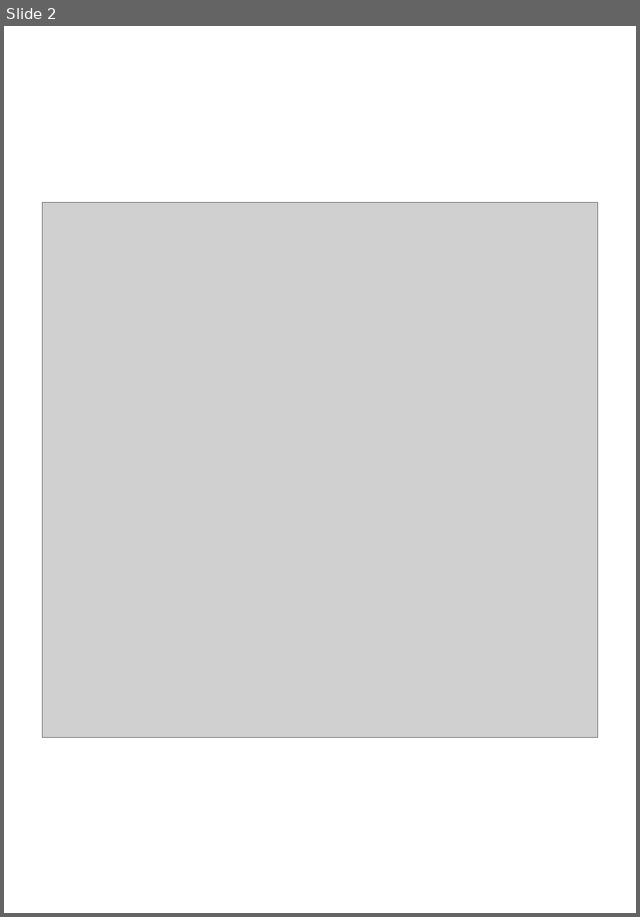
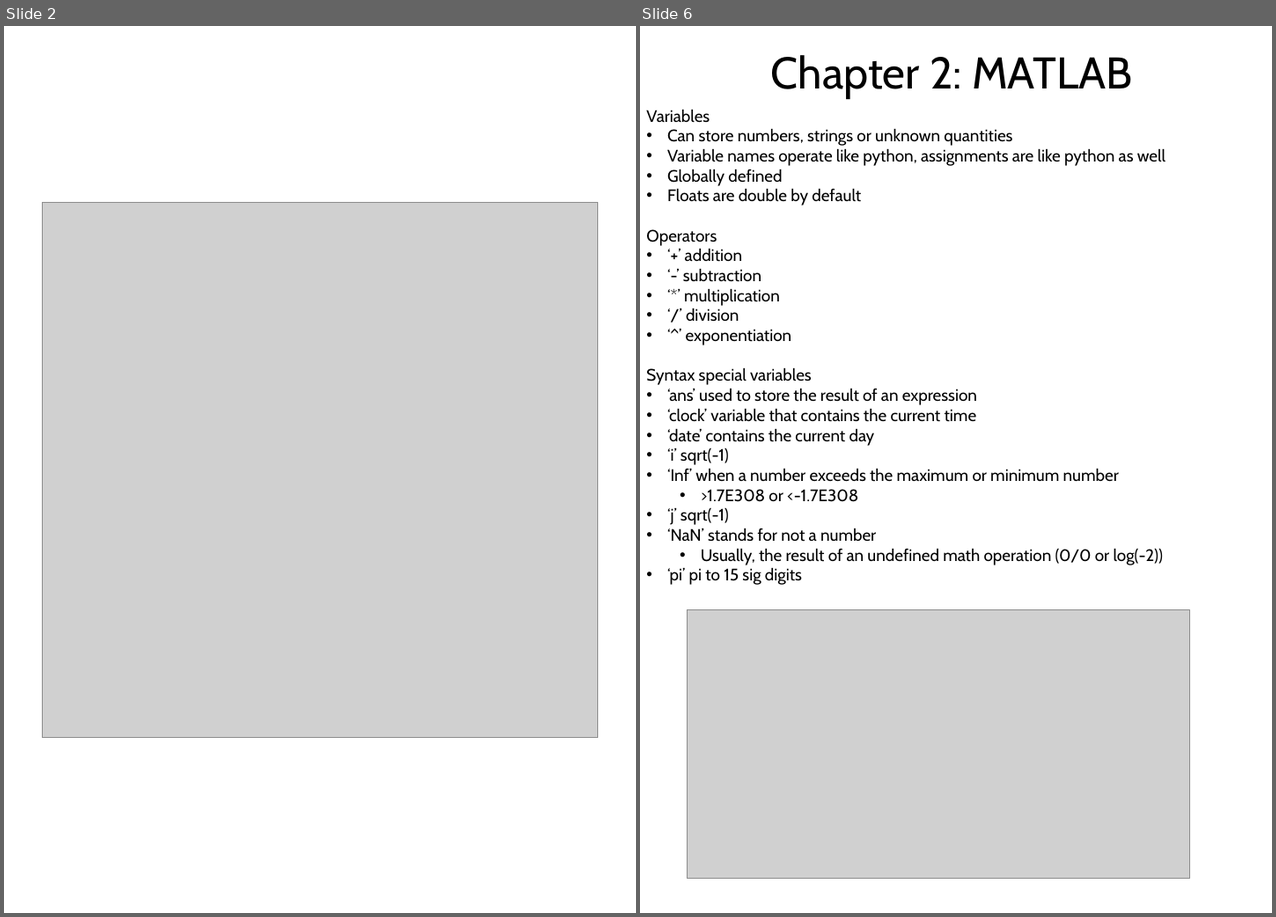
Before and after one commit to 1980s-Space-Guy/Fall24Classes, a slide deck: NumericalAnalysis.pptx. Shown side by side, each under a label of ours: slide 2 before the commit, slides 2 and 6 after it; the slides between them are not shown. The pictures are 640x917 and 1276x917 pixels, drawn with LibreOffice and Linux fonts; fonts in the diff are those of the drawing; grey boxes stand for pictures. Boxes give left, top, right and bottom in pixels: in the first picture for what was removed or moved away, otherwise in the second. Text is boxed around its words. In the diff, an @@ line names an element or a change of style, - is before the commit and + after.

```diff
--- a/NumericalAnalysis.pptx
+++ b/NumericalAnalysis.pptx
@@ slide 6 added at <box>640,26,1272,913</box>, background #FFFFFF @@
@@ text added at <box>771,55,1132,98</box>, 48 pt, text #000000 @@
+Chapter 2: MATLAB
@@ text added at <box>646,109,1165,585</box>, 18 pt, text #000000 @@
+Variables
+• Can store numbers, strings or unknown quantities
+• Variable names operate like python, assignments are like python as well
+• Globally defined
+• Floats are double by default
+Operators
+• ‘+’ addition
+• ‘-’ subtraction
+• ‘*’ multiplication
+• ‘/’ division
+• ‘^’ exponentiation
+Syntax special variables
+• ‘ans’ used to store the result of an expression
+• ‘clock’ variable that contains the current time
+• ‘date’ contains the current day
+• ‘i’ sqrt(-1)
+• ‘Inf’ when a number exceeds the maximum or minimum number
+  • >1.7E308 or <-1.7E308
+• ‘j’ sqrt(-1)
+• ‘NaN’ stands for not a number
+  • Usually, the result of an undefined math operation (0/0 or log(-2))
+• ‘pi’ pi to 15 sig digits
@@ picture added at <box>688,610,1189,878</box> @@
```
Also in this commit, not shown: 3 slides changed, 2 other slides added, 2 other files.
